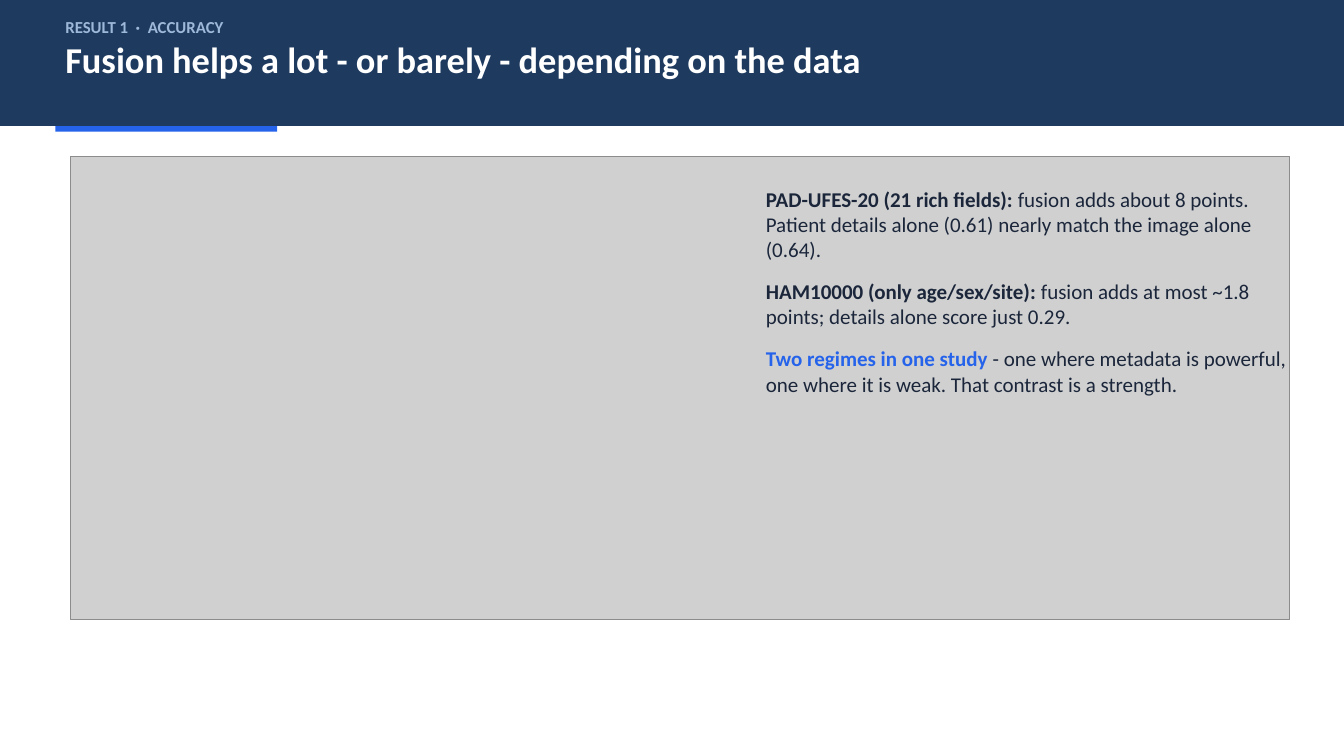
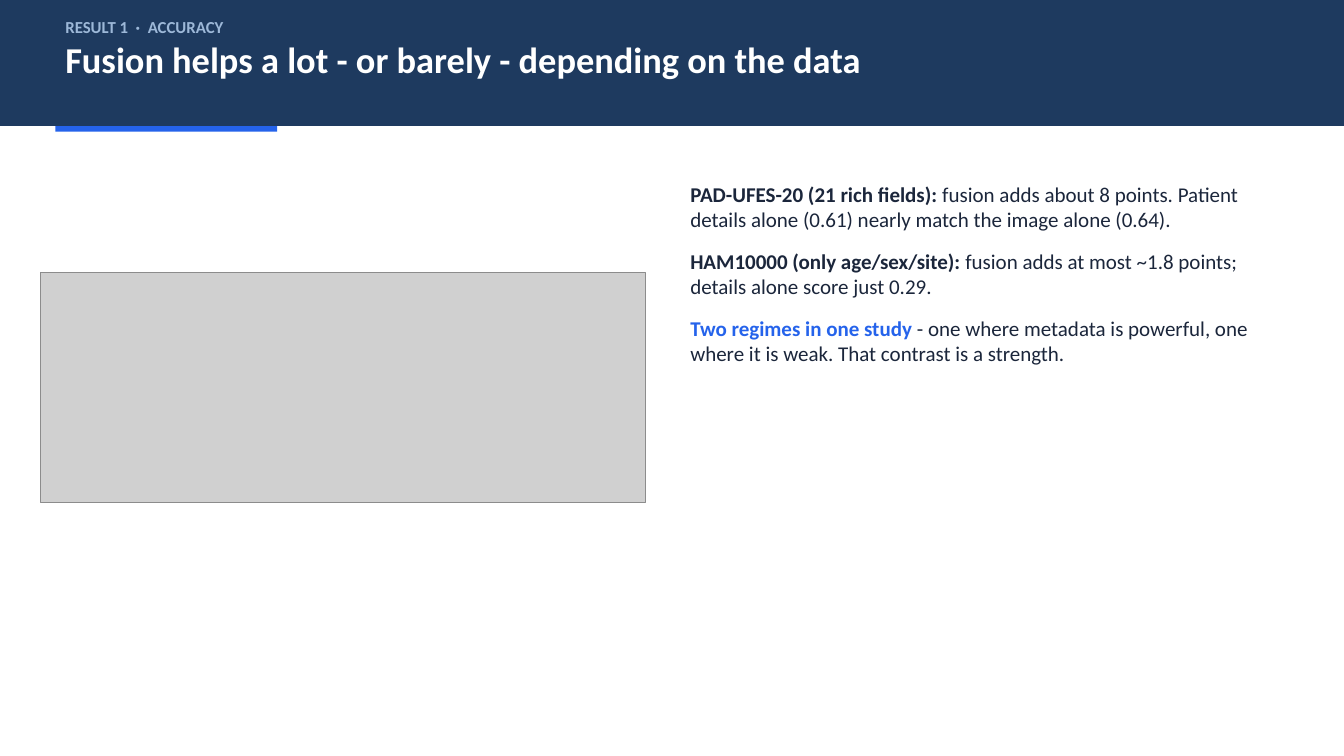
Before and after one commit to aniketmeena12/medxai, a slide deck: slide 8 of docs/MedFusion-XAI_Presentation.pptx. Drawn at 1344x756 pixels with LibreOffice and Linux fonts; fonts in the diff are those of the drawing; grey boxes stand for pictures. Boxes give left, top, right and bottom in pixels: in the first picture for what was removed or moved away, otherwise in the second. Text is boxed around its words. In the diff, an @@ line names an element or a change of style, - is before the commit and + after.

```diff
--- a/docs/MedFusion-XAI_Presentation.pptx
+++ b/docs/MedFusion-XAI_Presentation.pptx
@@ text "PAD-UFES-20 (21 rich fields): fusion ..." rewrapped from box(766, 191, 1286, 396) to box(690, 186, 1248, 365) @@
@@ picture: place and size @@
-picture at box(71, 156, 1291, 620)
+picture at box(40, 272, 645, 502)
```
Also in this commit, not shown: 10 other slides changed, 1 other file.
